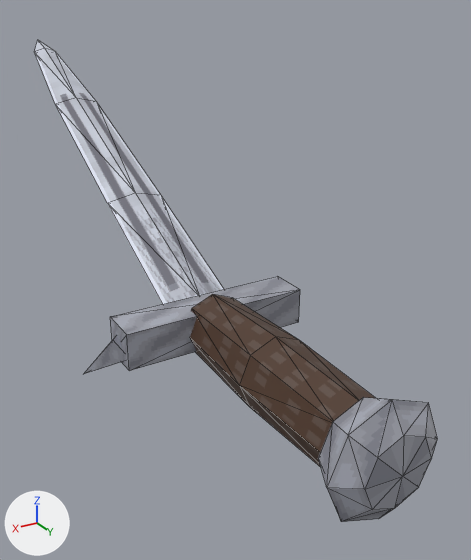
The glTF model assets/models/blade.glb, before and after one commit.
The view is the same before and after, from a 50 mm lens placed at (0.147, 0.268, 0.156), pointed at (-0.031, -0.029, 0.007). The axes (+X, +Y, +Z) are drawn at lower left. The lights are the same throughout. The first picture is the older version. Mesh edges are drawn as thin lines. Vertices at exactly the same position are counted once.

Names of what the first picture shows: 'sword'.
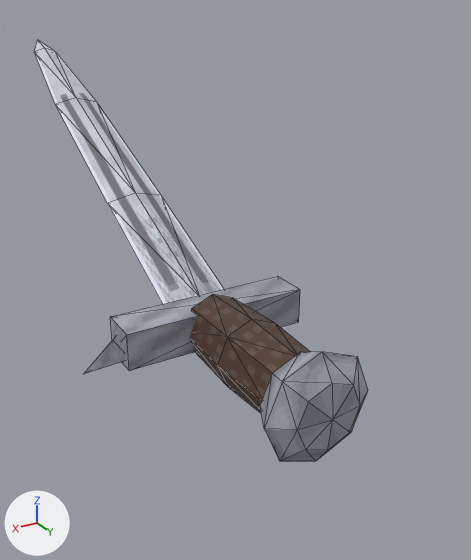
Boxes [x1, y1, x2, y2] around the edits, measured in the pictures (471 x 560 px; the box of a moved part takes in the faces that stretch with it):
part 1 of me_sword, moved or reshaped: before [190, 294, 438, 522]; after [190, 294, 368, 462]

Edits to the bpy script that builds the scene:
```text
Change me_sword:
    used by ob_sword; location = (0.0, 0.0, 0.0)
    remove me_sword.from_pydata(...)  # 88 vertices, 152 faces; spans x -0.065..0.065, y -0.277..0.139, z -0.027..0.127
    add me_sword.from_pydata(...)  # 88 vertices, 152 faces; spans x -0.065..0.065, y -0.277..0.099, z -0.027..0.127
    me_sword part 1
    32 faces are deleted
    18 vertices in x -0.027..0.027, y 0.112..0.139, z -0.027..0.027 move by (0.0, -0.04, 0.0)
    16 vertices in x -0.02..0.02, y 0.115, z -0.02..0.02 move by (0.0, -0.039, 0.0)
    8 vertices in x -0.019..0.019, y 0.058, z -0.019..0.019 move by (0.0, -0.02, 0.0)
    2 vertices move from x 0.0, y -0.014..0.13, z 0.0 to x 0.0, y -0.009..0.085, z 0.0
    32 new faces join them
```
